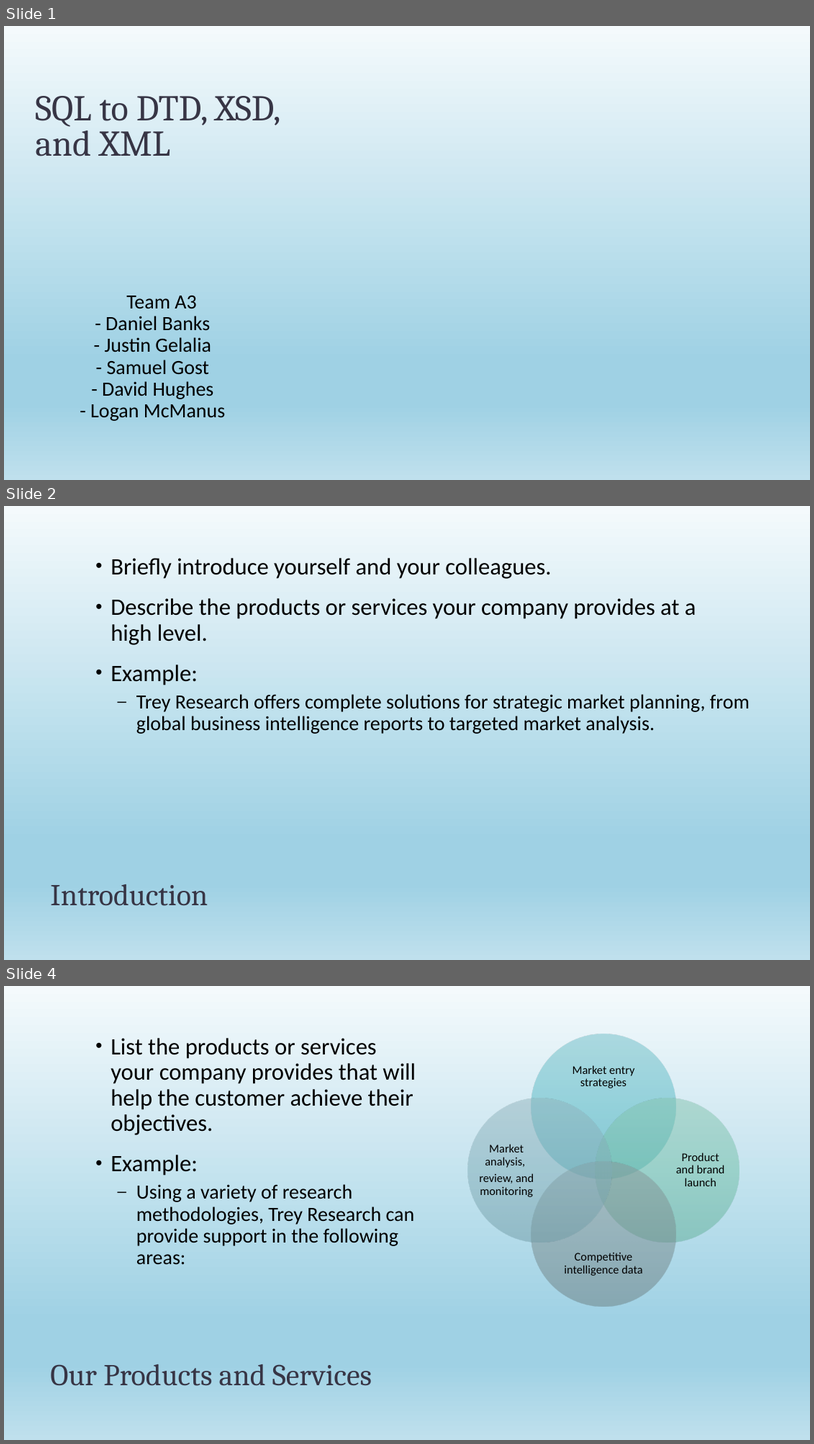
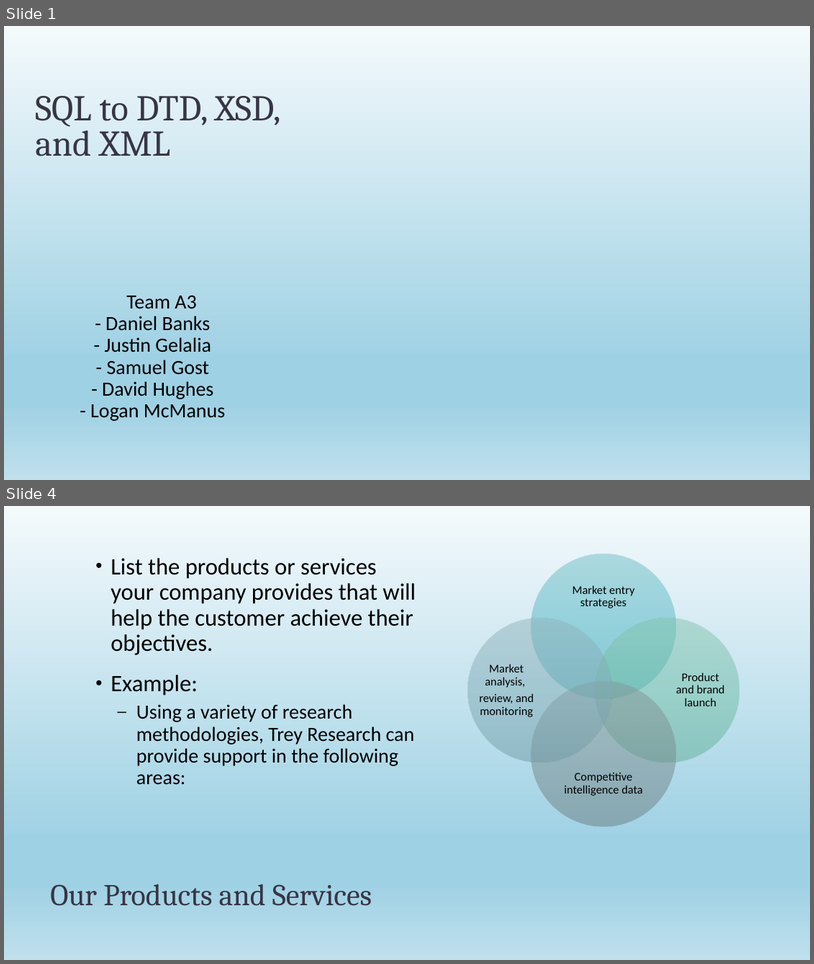
Before and after one commit to mustng/DataModeling, a slide deck: SQL to DTD, XSD, and XML.pptx. Shown one above the other, each under a label of ours: slides 1, 2 and 4 before the commit, slides 1 and 4 after it; the slides between them are not shown. The pictures are 814x1444 and 814x964 pixels, drawn with LibreOffice and Linux fonts; fonts in the diff are those of the drawing; background and template pictures are left out. Boxes give left, top, right and bottom in pixels: in the first picture for what was removed or moved away, otherwise in the second. Text is boxed around its words. In the diff, an @@ line names an element or a change of style, - is before the commit and + after.

```diff
--- a/SQL to DTD, XSD, and XML.pptx
+++ b/SQL to DTD, XSD, and XML.pptx
@@ slide 2 removed at [4,506,810,960], background gradient #F5F8FA to #EBF1F5 to #CEDBE6; not listed: 1 template element that a slide beside it also shows @@
@@ text removed at [111,558,750,734] @@
-• Briefly introduce yourself and your colleagues.
-• Describe the products or services your company provides at a
-  high level.
-• Example:
-  – Trey Research offers complete solutions for strategic market planning, from global business intelligence reports to targeted market analysis.
@@ title removed at [50,884,208,906] @@
-Introduction
```
Also in this commit, not shown: 2 slides added, 1 other slide removed.
